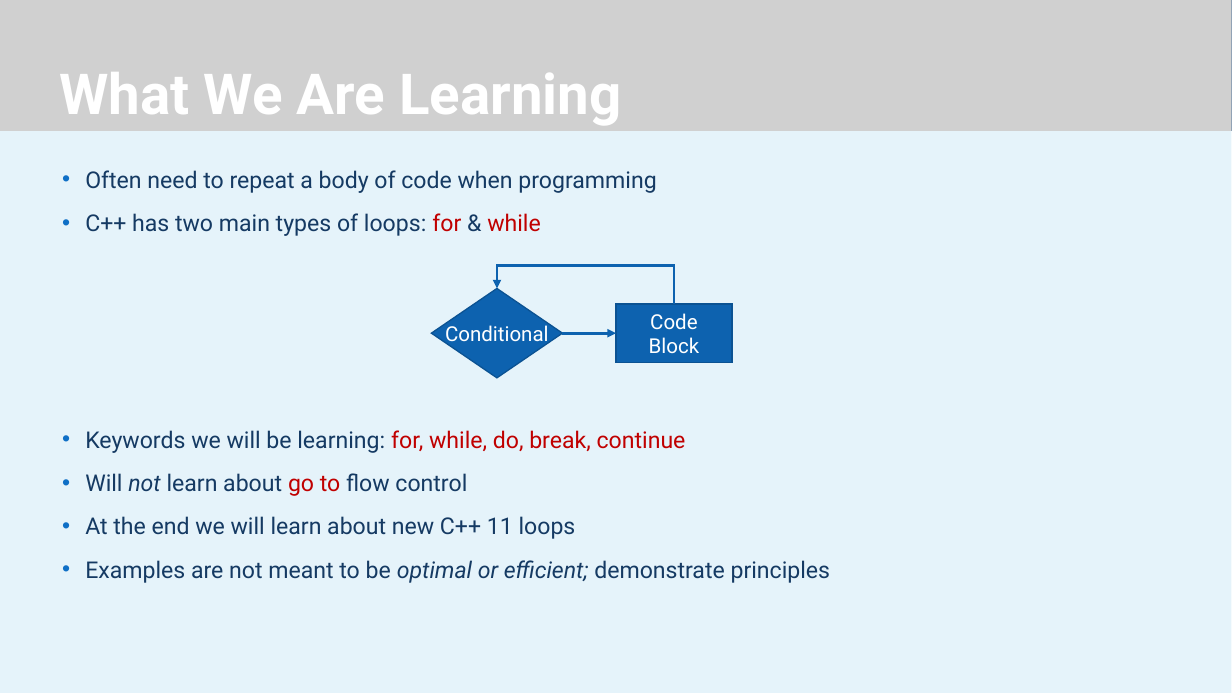
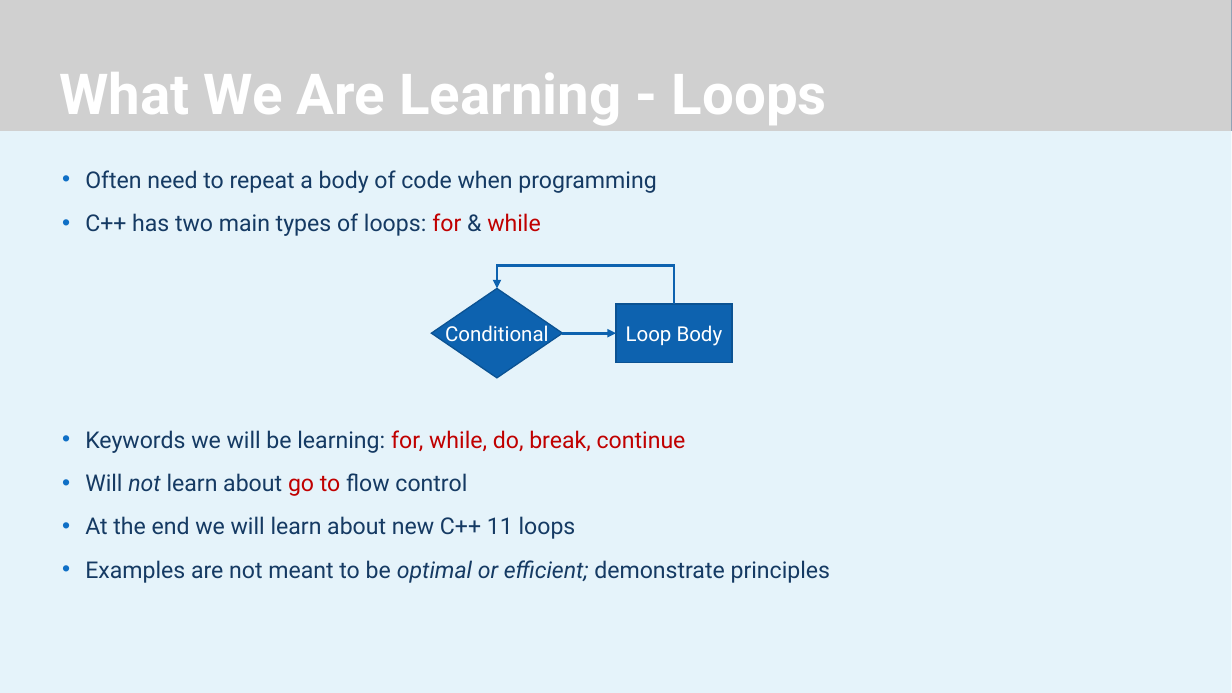
Before and after one commit to JeremyBYU/LoopIt, a slide deck: slide 4 of Lecture/LoopIt.pptx. Drawn at 1232x693 pixels with LibreOffice and Linux fonts; fonts in the diff are those of the drawing; grey boxes stand for pictures; background and template pictures are left out. Boxes give left, top, right and bottom in pixels: in the first picture for what was removed or moved away, otherwise in the second. Text is boxed around its words. In the diff, an @@ line names an element or a change of style, - is before the commit and + after.

```diff
--- a/Lecture/LoopIt.pptx
+++ b/Lecture/LoopIt.pptx
@@ title at [59,72,827,125]: text changed @@
-What We Are Learning
+What We Are Learning - Loops
@@ text in rectangle at [626,325,723,346]: text changed @@
-Code Block
+Loop Body
```
Also in this commit, not shown: 5 other slides changed, 5 slides added, 3 other files.
